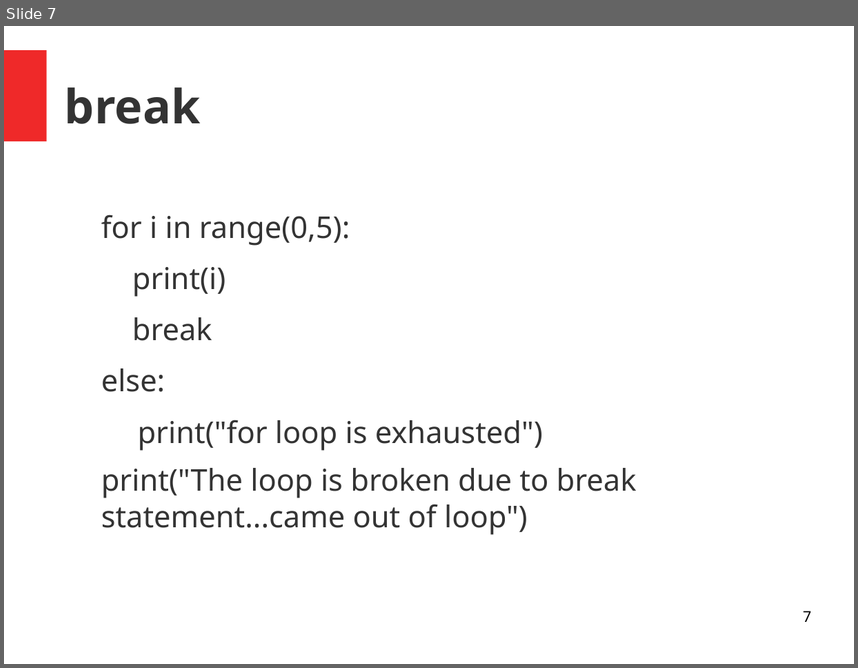
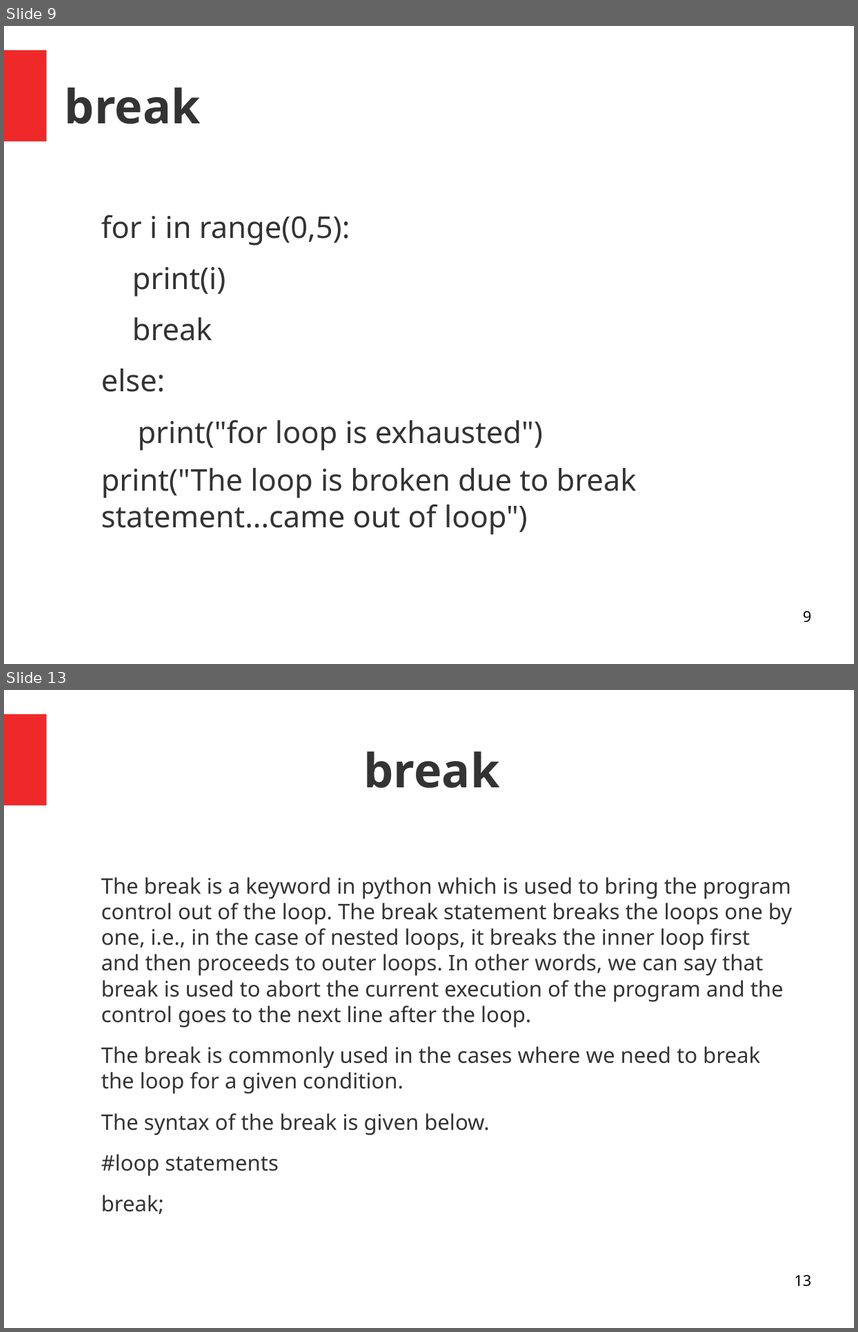
Before and after one commit to ApoorvaJu08/Python-khatmandu, a slide deck: Teaching/loops.odp. Shown one above the other, each under a label of ours: slide 7 before the commit, slides 9 and 13 after it; the slides between them are not shown. The pictures are 858x668 and 858x1332 pixels, drawn with LibreOffice and Linux fonts; fonts in the diff are those of the drawing. Boxes give left, top, right and bottom in pixels: in the first picture for what was removed or moved away, otherwise in the second. Text is boxed around its words. In the diff, an @@ line names an element or a change of style, - is before the commit and + after.

Commit message:
loops file change

```diff
--- a/Teaching/loops.odp
+++ b/Teaching/loops.odp
@@ slide 13 added at <box>4,690,854,1328</box>, background #FFFFFF; not listed: 1 template element that a slide beside it also shows @@
@@ title added at <box>364,751,500,788</box>, 44 pt, text #333333, bold @@
+break
@@ text added at <box>101,877,792,1214</box>, 20 pt, text #333333 @@
+The break is a keyword in python which is used to bring the program control out of the loop. The break statement breaks the loops one by one, i.e., in the case of nested loops, it breaks the inner loop first and then proceeds to outer loops. In other words, we can say that break is used to abort the current execution of the program and the control goes to the next line after the loop.
+The break is commonly used in the cases where we need to break the loop for a given condition.
+The syntax of the break is given below.
+#loop statements
+break;
@@ page number added at <box>794,1274,811,1286</box>, 14 pt, text #000000 @@
+13
@@ what was slide 7 is now slide 9 @@
@@ page number at <box>803,610,811,622</box>: text changed @@
-7
+9
```
Also in this commit, not shown: 11 other slides added.
